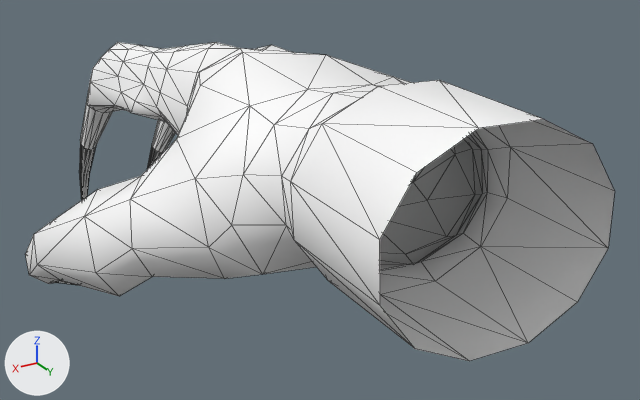
An edit to the FBX model HDB/Content/Asset/Weapon/Claw/WeaponClawR.fbx, drawn before and after from the same camera.
The view is the same before and after, from a 50 mm lens placed at (0.0992, 0.1512, 0.0735), pointed at (-0.0061, -0.0244, -0.0143). The axes (+X, +Y, +Z) are drawn at lower left. The lights are the same throughout. The picture after the commit comes second. Mesh edges are drawn as thin lines.

In view in the first picture: 'WolfClawR'.
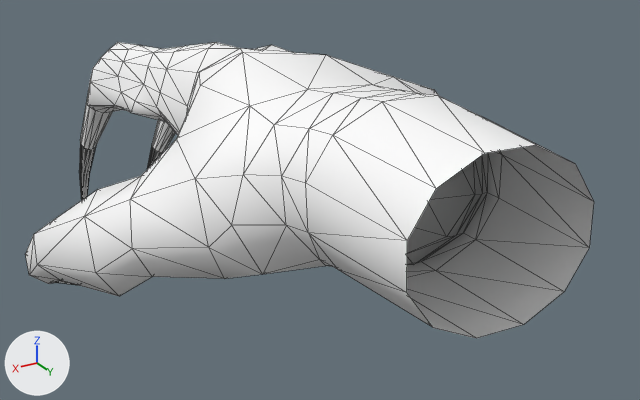
The newer file is also rescaled (x0.8) as a whole; pictures and numbers use the older file's frame.

Boxes [x1, y1, x2, y2] around the edits, measured in the pictures (640 x 400 px; the box of a moved part takes in the faces that stretch with it):
'WolfClawR', reshaped (7% shorter): before [25, 42, 615, 361]; after [25, 42, 594, 338]
part 1 of me_plane_001, moved or reshaped: before [282, 80, 615, 361]; after [282, 93, 594, 338]

The change, as a list of edits to the scene's bpy script:
```text
Change me_plane_001:
    where me_plane_001.from_pydata(...)  # 557 vertices, 1100 faces; spans x -0.052..0.062, y -0.111..0.049, z -0.056..0.028
    used by ob_wolfclawr; location = (0.0, 0.0, 0.0)
    me_plane_001 part 1
    me_plane_001.vertices[12].co: (-0.006, 0.049, 0.027) -> (-0.005, 0.049, 0.023)  # pixel (544, 119) -> pixel (536, 145)
    me_plane_001.vertices[13].co: (-0.019, 0.049, 0.021) -> (-0.015, 0.049, 0.018)  # pixel (592, 143) -> pixel (575, 163)
    me_plane_001.vertices[14].co: (-0.026, 0.049, 0.01) -> (-0.021, 0.049, 0.009)  # pixel (614, 191) -> pixel (593, 201)
    me_plane_001.vertices[15].co: (-0.027, 0.049, -0.002) -> (-0.021, 0.049, -0.001)  # pixel (608, 248) -> pixel (589, 247)
    me_plane_001.vertices[16].co: (-0.02, 0.049, -0.012) -> (-0.016, 0.049, -0.008)  # pixel (577, 302) -> pixel (564, 291)
    me_plane_001.vertices[17].co: (-0.008, 0.049, -0.017) -> (-0.006, 0.049, -0.013)  # pixel (528, 343) -> pixel (523, 324)
    me_plane_001.vertices[18].co: (0.006, 0.049, -0.016) -> (0.005, 0.049, -0.012)  # pixel (469, 361) -> pixel (476, 338)
    me_plane_001.vertices[19].co: (0.019, 0.049, -0.01) -> (0.015, 0.049, -0.007)  # pixel (415, 348) -> pixel (433, 327)
    me_plane_001.vertices[20].co: (0.026, 0.049, 0.001) -> (0.021, 0.049, 0.002)  # pixel (380, 305) -> pixel (406, 292)
    me_plane_001.vertices[21].co: (0.027, 0.049, 0.013) -> (0.021, 0.049, 0.012)  # pixel (379, 239) -> pixel (407, 240)
    me_plane_001.vertices[22].co: (0.02, 0.049, 0.023) -> (0.016, 0.049, 0.019)  # pixel (416, 172) -> pixel (436, 188)
    me_plane_001.vertices[23].co: (0.008, 0.049, 0.028) -> (0.006, 0.049, 0.024)  # pixel (478, 128) -> pixel (484, 153)
    me_plane_001.vertices[24].co: (-0.006, 0.02, 0.027) -> (-0.005, 0.021, 0.025)  # pixel (439, 80) -> pixel (438, 95)
    me_plane_001.vertices[25].co: (-0.019, 0.02, 0.021) -> (-0.017, 0.021, 0.018)  # not seen -> pixel (481, 116)
    me_plane_001.vertices[26].co: (-0.026, 0.02, 0.01) -> (-0.024, 0.021, 0.009)  # pixel (510, 147) -> pixel (501, 154)
    me_plane_001.vertices[27].co: (-0.027, 0.02, -0.002) -> (-0.024, 0.021, -0.001)  # pixel (507, 198) -> pixel (498, 198)
    me_plane_001.vertices[28].co: (-0.02, 0.02, -0.012) -> (-0.018, 0.021, -0.01)  # pixel (480, 246) -> pixel (475, 239)
    me_plane_001.vertices[29].co: (-0.008, 0.02, -0.017) -> (-0.008, 0.021, -0.014)  # pixel (435, 281) -> pixel (435, 270)
    me_plane_001.vertices[30].co: (0.006, 0.02, -0.016) -> (0.005, 0.021, -0.014)  # pixel (380, 294) -> not seen
    me_plane_001.vertices[31].co: (0.019, 0.02, -0.01) -> (0.017, 0.021, -0.007)  # pixel (328, 280) -> pixel (338, 269)
    me_plane_001.vertices[32].co: (0.026, 0.02, 0.001) -> (0.023, 0.021, 0.002)  # pixel (294, 240) -> pixel (308, 232)
    me_plane_001.vertices[33].co: (0.027, 0.02, 0.013) -> (0.024, 0.021, 0.012)  # pixel (290, 181) -> pixel (305, 183)
    me_plane_001.vertices[34].co: (0.02, 0.02, 0.023) -> (0.018, 0.021, 0.021)  # pixel (322, 123) -> pixel (332, 135)
    me_plane_001.vertices[35].co: (0.008, 0.02, 0.028) -> (0.008, 0.021, 0.025)  # pixel (378, 86) -> pixel (382, 101)
```
